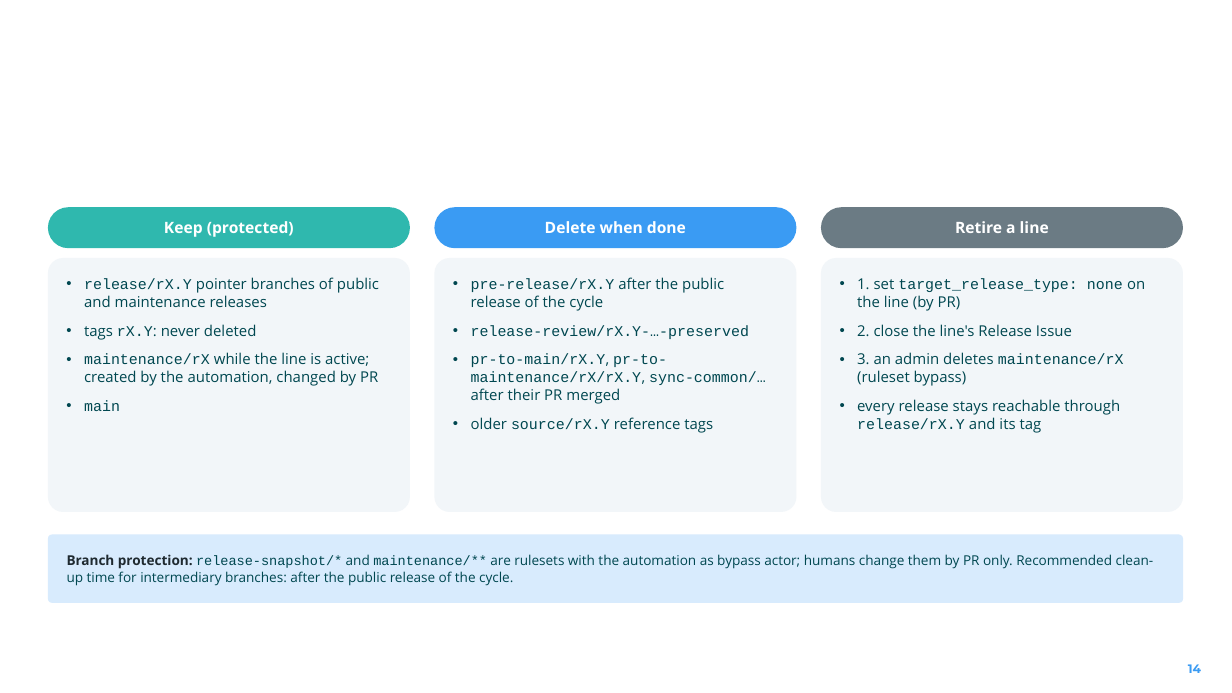
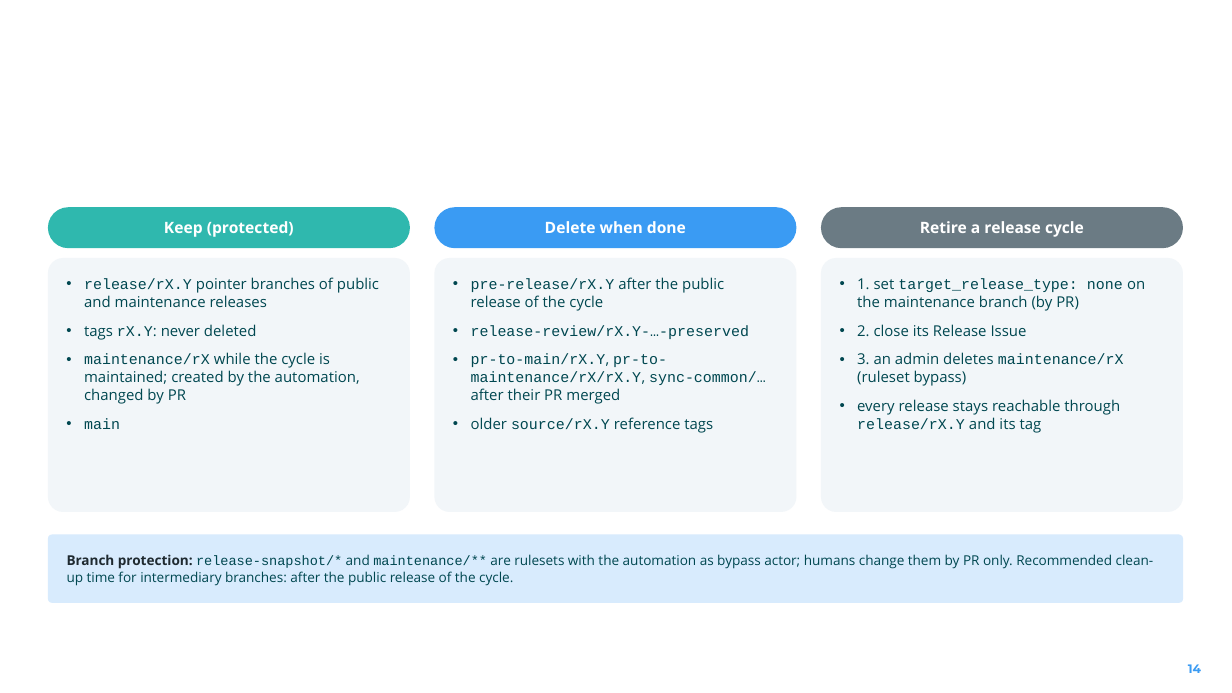
Before and after one commit to camaraproject/ReleaseManagement, a slide deck: slide 14 of documentation/SupportingDocuments/2026-10-27_CAMARA_Release_Process_Refactor_Update.pptx. Drawn at 1232x693 pixels with LibreOffice and Linux fonts; fonts in the diff are those of the drawing; background and template pictures are left out. Boxes give left, top, right and bottom in pixels: in the first picture for what was removed or moved away, otherwise in the second. Text is boxed around its words. In the diff, an @@ line names an element or a change of style, - is before the commit and + after.

```diff
--- a/documentation/SupportingDocuments/2026-10-27_CAMARA_Release_Process_Refactor_Update.pptx
+++ b/documentation/SupportingDocuments/2026-10-27_CAMARA_Release_Process_Refactor_Update.pptx
@@ text in rounded rectangle at (x1=920, y1=221, x2=1084, y2=237): text changed @@
-Retire a line
+Retire a release cycle
@@ text at (x1=857, y1=278, x2=1145, y2=336): text changed @@
-• 1. set target_release_type: none on the line (by PR)
-• 2. close the line's Release Issue
+• 1. set target_release_type: none on the maintenance branch (by PR)
+• 2. close its Release Issue
@@ text at (x1=84, y1=352, x2=360, y2=404): text changed @@
-• maintenance/rX while the line is active; created by the automation, changed by PR
+• maintenance/rX while the cycle is maintained; created by the automation, changed by PR
```
Also in this commit, not shown: 12 other slides changed, 1 other file.
